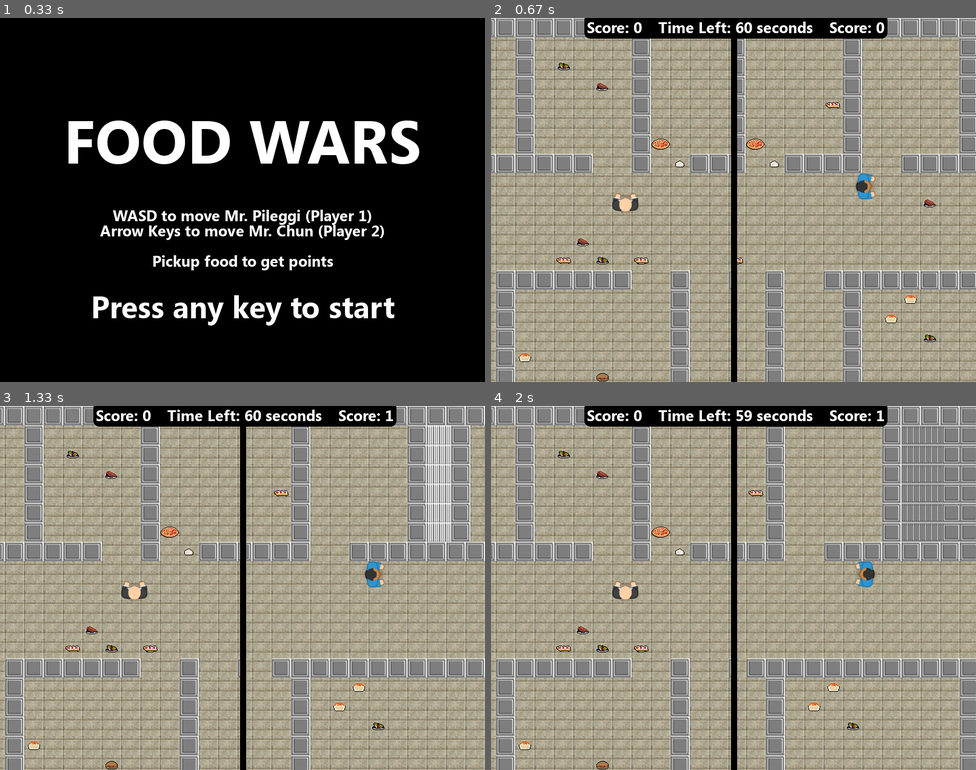
Above: before the commit, frames 1-4 (two rows, left to right).
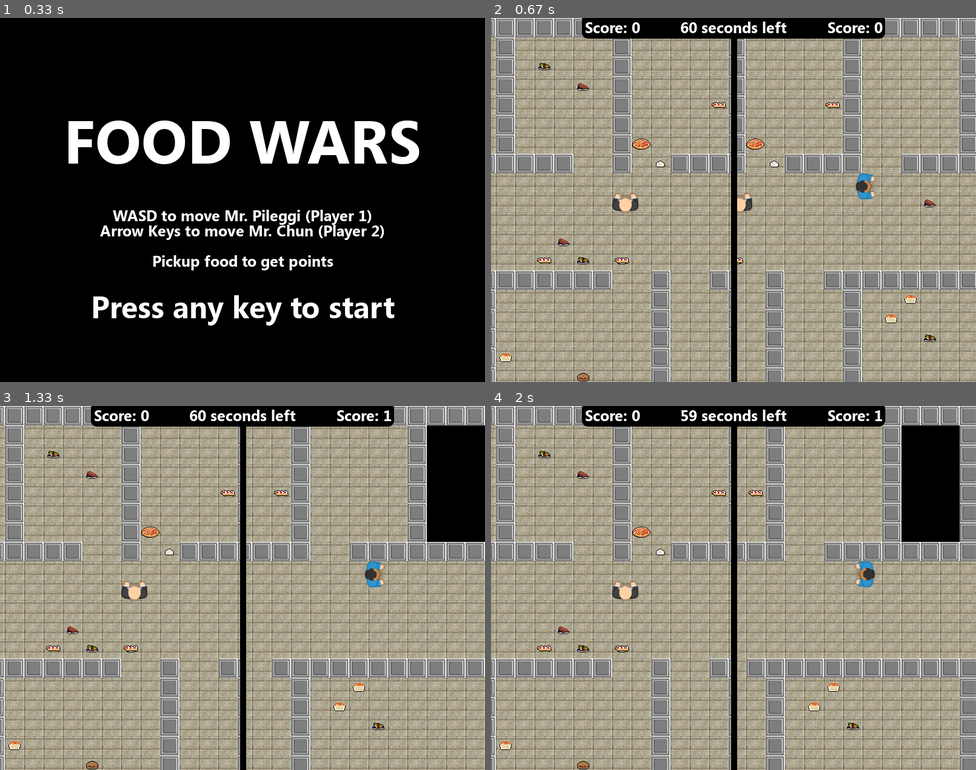
Above: after the commit, the same moments.

Repository: bly852/ICS3U1
Game: pygame game, started from (19.12.06) Culminating/game.py
The game is run twice, just before and just after one commit, with the same random seed, the same clock (stepped at 60 frames per second) and the same inputs.
Inputs:
- Up to frame 1 (0.33 s): no input
- Up to frame 2 (0.67 s): hold Right from 0.33 s (still down)
- Up to frame 3 (1.33 s): release Right at 0.8 s; hold Up 0.88-1.18 s; hold Right from 1.22 s (still down)
- Up to frame 4 (2 s): release Right at 1.68 s; hold Left from 1.72 s (still down)

Frame 1 is identical in both runs. In frame 2, 11% of the frame differs, in the area x 0-97%, y 0-100%; in frame 3, 15%, in the area x 0-100%, y 0-100%; in frame 4, 15%.

Commit message:
Fixed Map Rendering

Diff:
--- a/(19.12.06) Culminating/game.py
+++ b/(19.12.06) Culminating/game.py
@@ -28,7 +28,7 @@
         pygame.init()
         self.screen = pygame.display.set_mode((width, height))
         self.canvas = pygame.Surface((width, height))
-        self.player1_rect = pygame.Rect(0, 0, width, height)
+        self.player1_rect = pygame.Rect(0, 0, width/2, height)
         self.player2_rect = pygame.Rect(width/2, 0, width/2, height)
         self.player1_cam = self.canvas.subsurface(self.player1_rect)
         self.player2_cam = self.canvas.subsurface(self.player2_rect)
@@ -153,7 +153,8 @@
         pygame.display.set_caption("{} | FPS: {:.0f} | Player 1 Score: {} | Player 2 Score: {}".format(title, self.fpsClock.get_fps(), self.player1.score, self.player2.score))
 
         # wipes the screen
-        self.screen.fill(black)
+        self.player1_cam.fill(black)
+        self.player2_cam.fill(black)
 
         # blit all sprites to each players camera
         for sprite in self.all_sprites:
@@ -166,15 +167,15 @@
         self.screen.blit(self.player2_cam, (width/2, 0))
 
         # blits the GUI background
-        self.screen.blit(self.scoreboard_backround, ((width/4)-(width/16)+4, 0))
+        self.screen.blit(self.scoreboard_backround, ((width/4)-(width/16), 0))
         pygame.draw.line(self.screen, black, (400, 0), (400, 600), 10)
 
         # draws time left to the screen
-        self.draw_text(' Time Left: {} seconds'.format(time_limit-(int(self.elapsed_time))), default_font_bold, 25, white, width/2, 15, align = 'center')
+        self.draw_text('{} seconds left'.format(time_limit-(int(self.elapsed_time))), default_font_bold, 25, white, width/2, 15, align = 'center')
 
         # draws player score to the screen
-        self.draw_text(' Score: {}'.format(self.player1.score), default_font_bold, 25, white, width/4, 15, align = 'center')
-        self.draw_text(' Score: {}'.format(self.player2.score), default_font_bold, 25, white, width-(width/4), 15, align = 'center')
+        self.draw_text('Score: {}'.format(self.player1.score), default_font_bold, 25, white, width/4, 15, align = 'center')
+        self.draw_text('Score: {}'.format(self.player2.score), default_font_bold, 25, white, width-(width/4), 15, align = 'center')
 
         # flip render to the screen
         pygame.display.flip()
@@ -231,8 +232,9 @@
         """
         shows the game over screen
         """
-        # wipes the screen
-        self.screen.fill(black)
+        # wipes the screens
+        self.player1_cam.fill(black)
+        self.player2_cam.fill(black)
 
         # blit all sprites to each players camera
         for sprite in self.all_sprites:
@@ -245,15 +247,15 @@
         self.screen.blit(self.player2_cam, (width/2, 0))
 
         # blits the GUI background
-        self.screen.blit(self.scoreboard_backround, ((width/4)-(width/16)+4, 0))
+        self.screen.blit(self.scoreboard_backround, ((width/4)-(width/16), 0))
         pygame.draw.line(self.screen, black, (400, 0), (400, 600), 10)
 
         # draws time left to the screen
-        self.draw_text(' Time Left: {} seconds'.format(time_limit-(int(self.elapsed_time))), default_font_bold, 25, white, width/2, 15, align = 'center')
+        self.draw_text('{} seconds left'.format(time_limit-(int(self.elapsed_time))), default_font_bold, 25, white, width/2, 15, align = 'center')
 
         # draws player score to the screen
-        self.draw_text(' Score: {}'.format(self.player1.score), default_font_bold, 25, white, width/4, 15, align = 'center')
-        self.draw_text(' Score: {}'.format(self.player2.score), default_font_bold, 25, white, width-(width/4), 15, align = 'center')
+        self.draw_text('Score: {}'.format(self.player1.score), default_font_bold, 25, white, width/4, 15, align = 'center')
+        self.draw_text('Score: {}'.format(self.player2.score), default_font_bold, 25, white, width-(width/4), 15, align = 'center')
 
         # covers the screen in a transparent grey layer
         self.screen.blit(self.game_over, (0,0))
--- a/(19.12.06) Culminating/maps/tdss.txt
+++ b/(19.12.06) Culminating/maps/tdss.txt
@@ -8,7 +8,7 @@
 XXXXX..XXXXXXX..X..XXXX..XXXXXXXXXXX..XXXX..XXXX..XXXX..XXXX..XXXX..XXXXXXXXXXXXXXXAAAAAAAAAAAAAAAAAAAAAAAAAAAA
 X.................................................................................XAAAAAAAAAAAAAAAAAAAAAAAAAAAA
 X....................2............................................................XAAAAAAAAAAAAAAAAAAAAAAAAAAAA
-X...............1.................................................................XXXXXXXXXXXXXXXXXXXXXXXXXXXXX
+X................1................................................................XXXXXXXXXXXXXXXXXXXXXXXXXXXXX
 X.............................................................................................................X
 X.............................................................................................................X
 XXXXXXX..XXXXXXX..X..XXXXXXXXXXXX.....XXXXXXXXX..XX..XXXXXXXXXXXXXXXXXXXXXX...................................X
